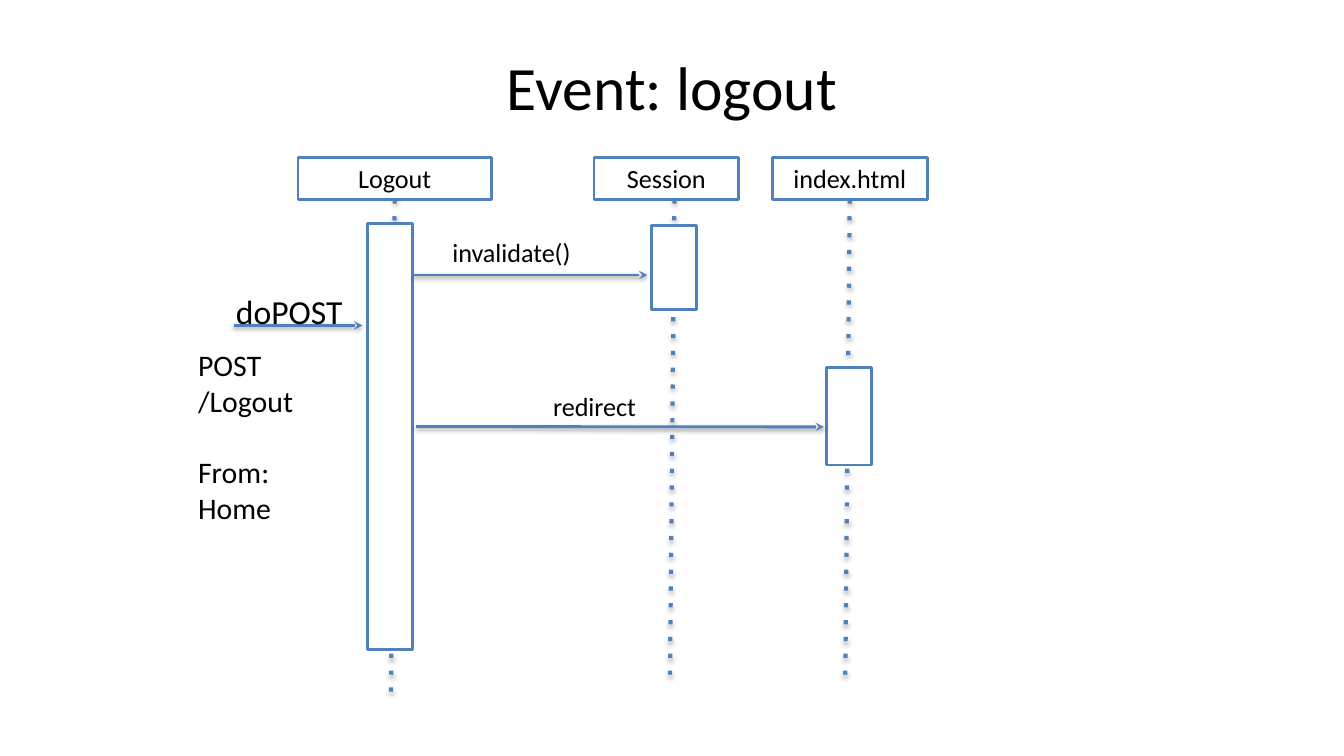
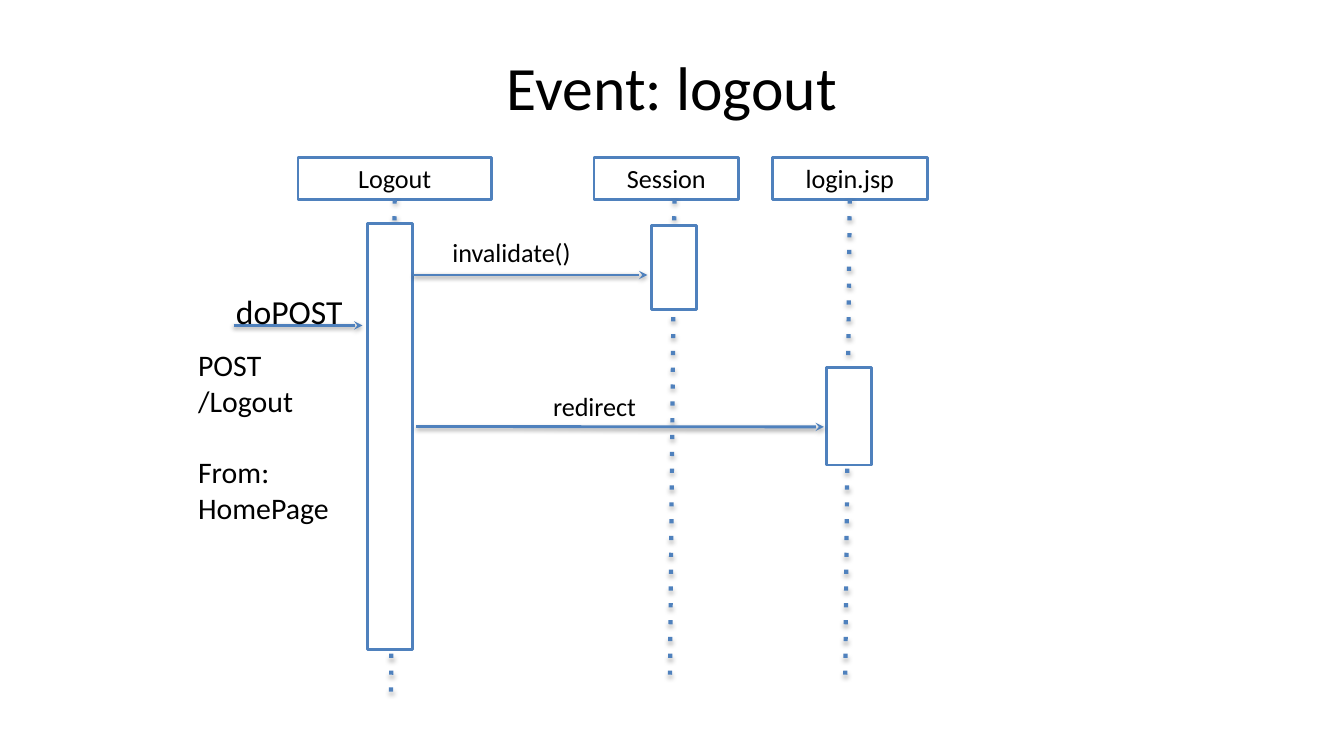
Before and after one commit to lotta98/Progetto5, a slide deck: slide 14 of ProgettoTIW.pptx. Drawn at 1344x756 pixels with LibreOffice and Linux fonts; fonts in the diff are those of the drawing. Boxes give left, top, right and bottom in pixels: in the first picture for what was removed or moved away, otherwise in the second. Text is boxed around its words. In the diff, an @@ line names an element or a change of style, - is before the commit and + after.

```diff
--- a/ProgettoTIW.pptx
+++ b/ProgettoTIW.pptx
@@ text in rectangle at [806,169,894,193]: text changed @@
-index.html
+login.jsp
@@ text at [198,464,329,524]: text changed @@
-From: Home
+From: HomePage
```
Also in this commit, not shown: 2 other slides changed.
